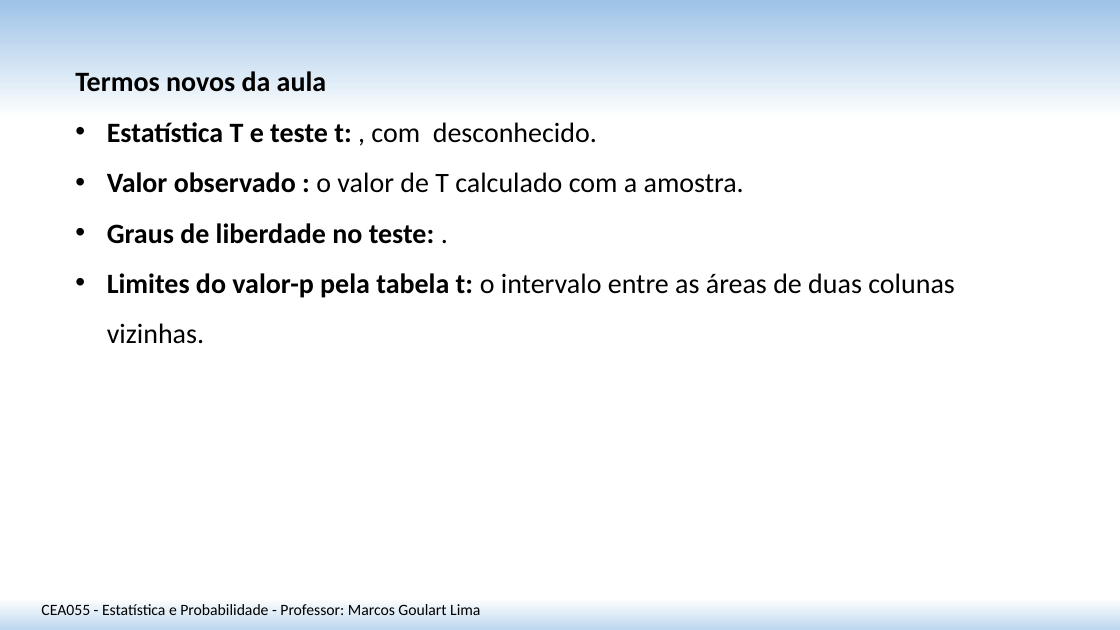
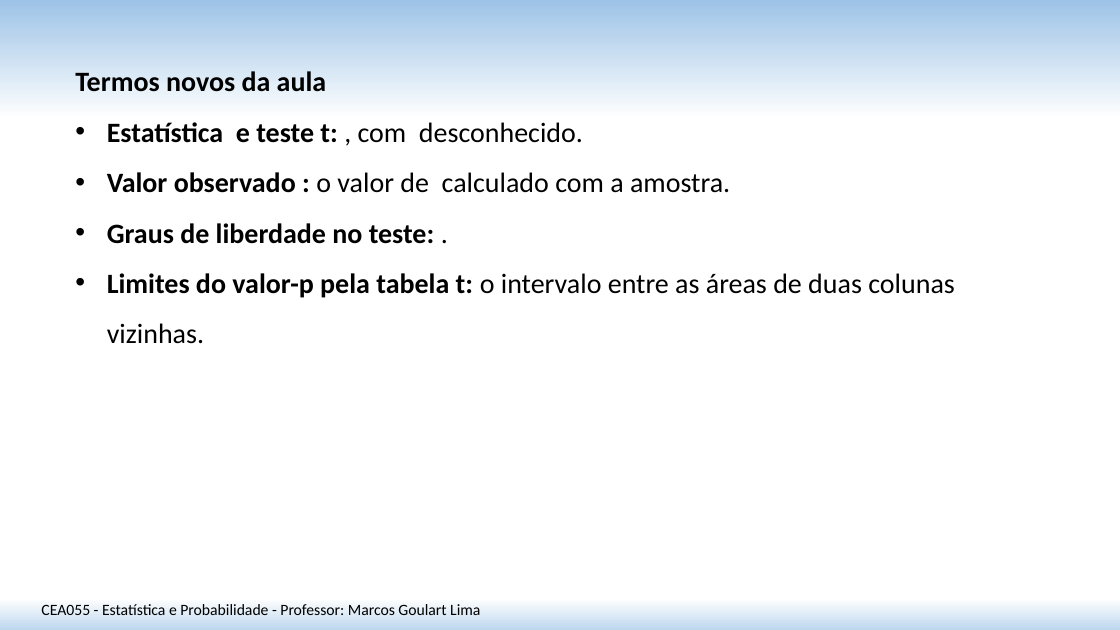
Before and after one commit to matmarcos/minhas-aulas, a slide deck: slide 16 of content/2026-2/cea055-estatistica-probabilidade/22-teste-hipotese-media-var-desconhecida/Aula_22_Teste_Hipotese_Media_Var_Desconhecida_SITE.pptx. Drawn at 1120x630 pixels with LibreOffice and Linux fonts; fonts in the diff are those of the drawing. Boxes give left, top, right and bottom in pixels: in the first picture for what was removed or moved away, otherwise in the second. Text is boxed around its words. In the diff, an @@ line names an element or a change of style, - is before the commit and + after.

```diff
--- a/content/2026-2/cea055-estatistica-probabilidade/22-teste-hipotese-media-var-desconhecida/Aula_22_Teste_Hipotese_Media_Var_Desconhecida_SITE.pptx
+++ b/content/2026-2/cea055-estatistica-probabilidade/22-teste-hipotese-media-var-desconhecida/Aula_22_Teste_Hipotese_Media_Var_Desconhecida_SITE.pptx
@@ text at box(107, 122, 730, 193): text changed @@
-• Estatística T e teste t: , com desconhecido.
-• Valor observado : o valor de T calculado com a amostra.
+• Estatística e teste t: , com desconhecido.
+• Valor observado : o valor de calculado com a amostra.
```
Also in this commit, not shown: 10 other slides changed, 3 other files.
